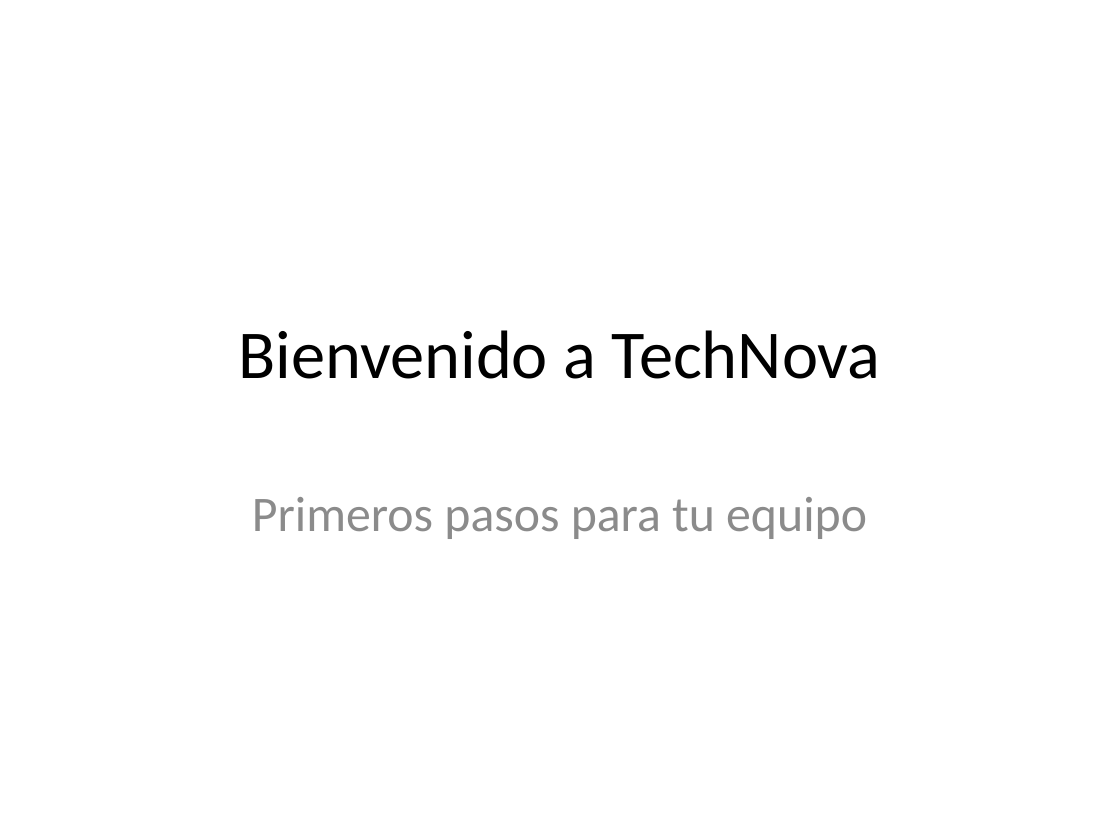
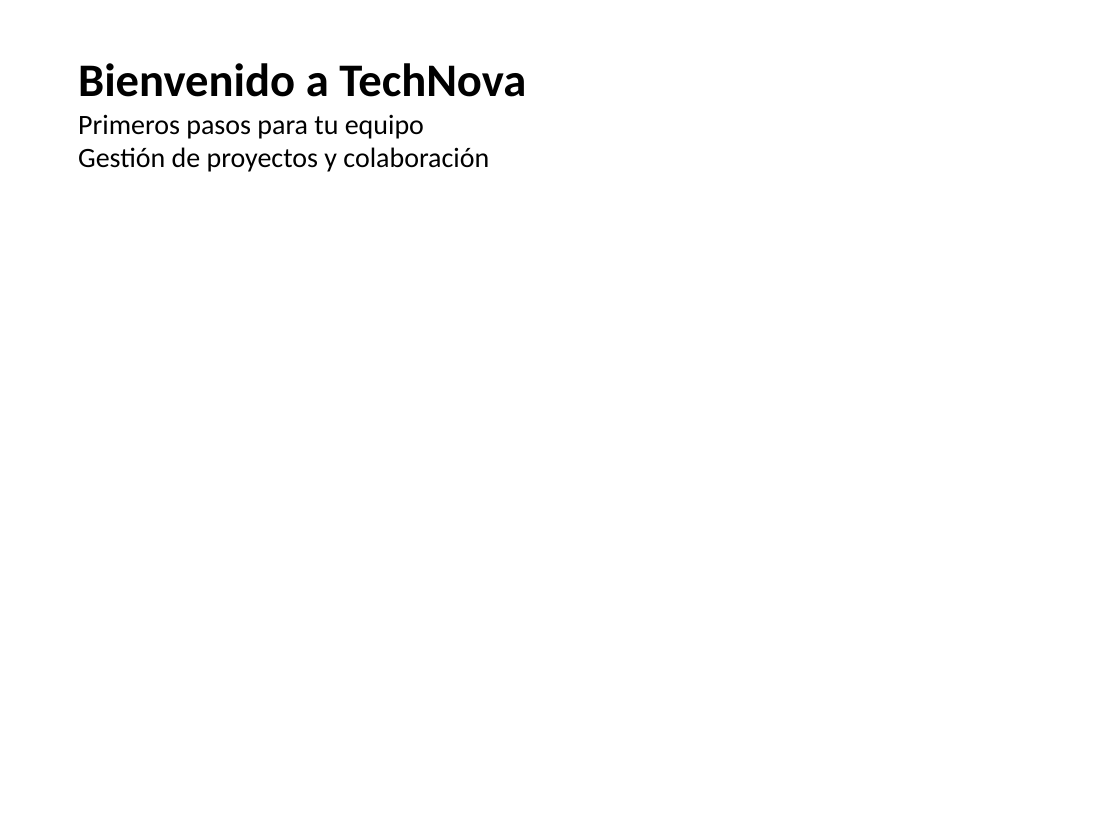
Before and after one commit to gregory-mc/Agente-RAG-AluraChallenge, a slide deck: slide 1 of data/documents/producto/onboarding_producto.pptx. Drawn at 1120x840 pixels with LibreOffice and Linux fonts; fonts in the diff are those of the drawing. Boxes give left, top, right and bottom in pixels: in the first picture for what was removed or moved away, otherwise in the second. Text is boxed around its words. In the diff, an @@ line names an element or a change of style, - is before the commit and + after.

```diff
--- a/data/documents/producto/onboarding_producto.pptx
+++ b/data/documents/producto/onboarding_producto.pptx
@@ text "Bienvenido a TechNova": place and size @@
-text "Bienvenido a TechNova" at [238, 330, 881, 379]
+text "Bienvenido a TechNova" at [78, 63, 526, 172]
@@ text "Bienvenido a TechNova" at [78, 63, 526, 172]: vertical alignment middle to top @@
@@ text at [78, 63, 526, 97]: size 44 to 30 pt, bold on in "Bienvenido a TechNova"; alignment centre to left @@
@@ text at [78, 114, 489, 172]: paragraphs added @@
+Primeros pasos para tu equipo
+Gestión de proyectos y colaboración
@@ subtitle removed at [252, 497, 867, 539] @@
-Primeros pasos para tu equipo
```
Also in this commit, not shown: 2 other slides changed, 3 slides added, 8 other files.
